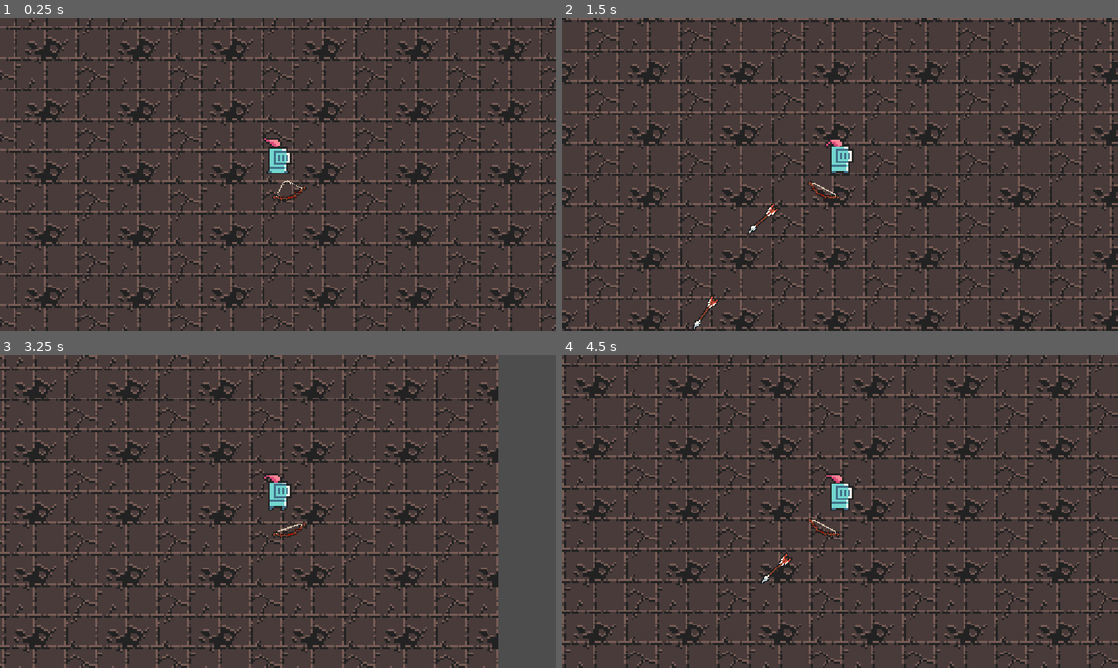
Above: before the commit, frames 1-4 (two rows, left to right).
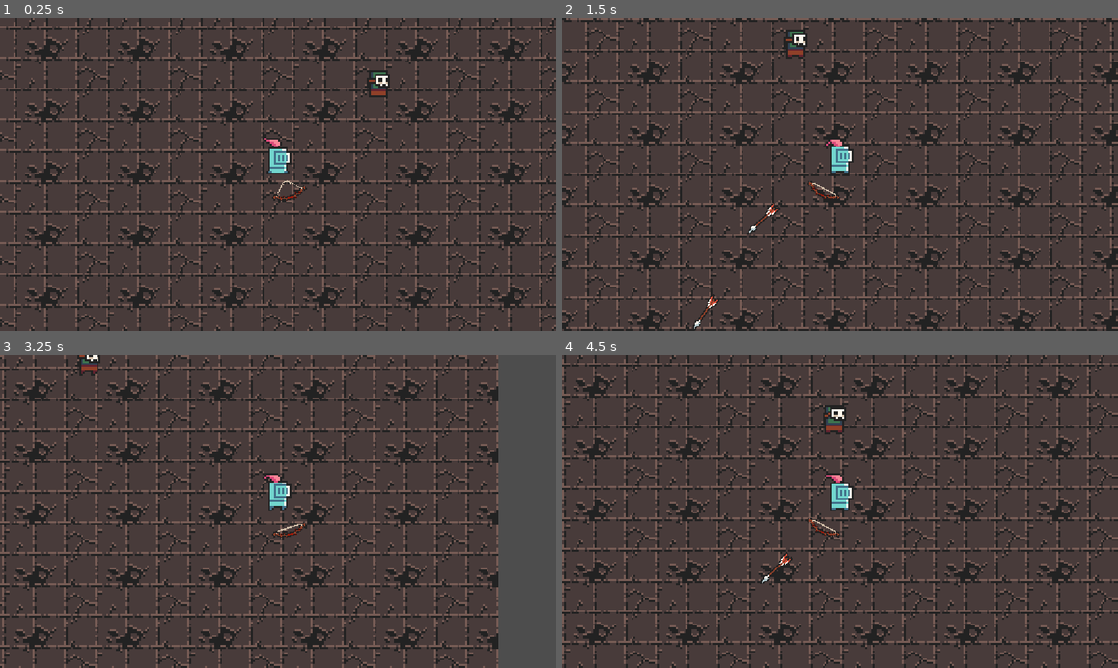
Above: after the commit, the same moments.

Repository: lancatlin/HumanError
Game: Godot game, scene res://scenes/game.tscn
Same seed, same stepped clock (60 frames per second), same inputs: the game is played once before the commit and once after it.
Inputs:
- Up to frame 1 (0.25 s): no input
- Up to frame 2 (1.5 s): hold Right (move_right) 0.53-1.28 s; hold Space (fire) 0.53-1.28 s; hold Down (move_down) from 1.28 s (still down); tap Space (fire) at 1.35 s
- Up to frame 3 (3.25 s): release Down (move_down) at 2.03 s; hold Right (move_right) 2.03-2.78 s; hold Space (fire) 2.03-2.78 s; hold Up (move_up) from 2.78 s (still down); tap Space (fire) at 2.85 s
- Up to frame 4 (4.5 s): release Up (move_up) at 3.53 s; hold Space (fire) 3.53-4.28 s; hold Left (move_left) from 3.53 s (still down); tap Space (fire) at 4.35 s

The runs differ from the first frame. In frame 1, 0.3% of the frame differs, in the area x 66-71%, y 16-26%; in frame 2, 0.3%, in the area x 39-45%, y 3-14%; in frame 3, 0.2%; in frame 4, 0.3%.

Commit message:
hitbox, health, and attack component

Diff:
--- a/scenes/arrow.tscn
+++ b/scenes/arrow.tscn
@@ -2,11 +2,15 @@
 
 [ext_resource type="Script" uid="uid://b5aw7rb3cbsox" path="res://scripts/arrow.gd" id="1_23jat"]
 [ext_resource type="PackedScene" uid="uid://dvpnip0rh71uh" path="res://scenes/arrow_sprite.tscn" id="2_23jat"]
+[ext_resource type="Script" uid="uid://jkte40tlif23" path="res://scripts/attack_component.gd" id="3_q8ifc"]
 
 [sub_resource type="RectangleShape2D" id="RectangleShape2D_nqmjc"]
 size = Vector2(20, 2)
 
-[node name="Arrow" type="Area2D" unique_id=815394585]
+[sub_resource type="RectangleShape2D" id="RectangleShape2D_rs4xq"]
+size = Vector2(20, 4)
+
+[node name="Arrow" type="Area2D" unique_id=1074016563]
 script = ExtResource("1_23jat")
 
 [node name="CollisionShape2D" type="CollisionShape2D" parent="." unique_id=1285754115]
@@ -18,5 +22,12 @@
 [node name="Timer" type="Timer" parent="." unique_id=1560202885]
 one_shot = true
 
-[connection signal="body_entered" from="." to="." method="_on_body_entered"]
+[node name="AttackComponent" type="Area2D" parent="." unique_id=1776978762]
+priority = 1
+script = ExtResource("3_q8ifc")
+
+[node name="CollisionShape2D" type="CollisionShape2D" parent="AttackComponent" unique_id=266149207]
+shape = SubResource("RectangleShape2D_rs4xq")
+
 [connection signal="timeout" from="Timer" to="." method="_on_timer_timeout"]
+[connection signal="area_entered" from="AttackComponent" to="AttackComponent" method="_on_area_entered"]
--- a/scenes/game.tscn
+++ b/scenes/game.tscn
@@ -5,6 +5,7 @@
 [ext_resource type="PackedScene" uid="uid://lktpbvy21rel" path="res://scenes/player.tscn" id="3_lnu2h"]
 [ext_resource type="PackedScene" uid="uid://cr81o0io1g8yl" path="res://scenes/bow.tscn" id="4_p57ef"]
 [ext_resource type="Script" uid="uid://dogix12unluuv" path="res://scripts/arrow_manager.gd" id="5_u5sy4"]
+[ext_resource type="PackedScene" uid="uid://c0oq5wyx3qvjd" path="res://scenes/zombie.tscn" id="6_p57ef"]
 
 [sub_resource type="WorldBoundaryShape2D" id="WorldBoundaryShape2D_nqmjc"]
 
@@ -260,4 +261,9 @@
 unique_name_in_owner = true
 script = ExtResource("5_u5sy4")
 
+[node name="ZombieManager" type="Node2D" parent="." unique_id=932954026]
+
+[node name="Zombie" parent="ZombieManager" unique_id=617884653 instance=ExtResource("6_p57ef")]
+position = Vector2(315, 148)
+
 [connection signal="shoot_arrow" from="Player/Bow" to="ArrowManager" method="_on_bow_shoot_arrow"]
--- /dev/null
+++ b/scenes/health_component.tscn
@@ -0,0 +1,6 @@
+[gd_scene format=3 uid="uid://wmikx0o7q65p"]
+
+[ext_resource type="Script" uid="uid://bi4fhoy12i7ja" path="res://scripts/health_component.gd" id="1_a1tyf"]
+
+[node name="HealthComponent" type="Node2D" unique_id=2091267153]
+script = ExtResource("1_a1tyf")
--- /dev/null
+++ b/scenes/hitbox_component.tscn
@@ -0,0 +1,7 @@
+[gd_scene format=3 uid="uid://ba8xp335e0ia7"]
+
+[ext_resource type="Script" uid="uid://d2b33vj4j7ro4" path="res://scripts/hitbox_component.gd" id="1_0rji1"]
+
+[node name="HitboxComponent" type="Area2D" unique_id=806359955 node_paths=PackedStringArray("health_component")]
+script = ExtResource("1_0rji1")
+health_component = NodePath("")
--- a/scenes/player.gd
+++ b/scenes/player.gd
@@ -21,3 +21,7 @@
 		velocity.y = move_toward(velocity.y, 0, SPEED)
 
 	move_and_slide()
+
+
+func _on_health_component_died() -> void:
+	queue_free()
--- a/scenes/player.tscn
+++ b/scenes/player.tscn
@@ -2,6 +2,8 @@
 
 [ext_resource type="Texture2D" uid="uid://c1r77g57vpt2h" path="res://assets/0x72_DungeonTilesetII_v1.7/0x72_DungeonTilesetII_v1.7.png" id="1_3vyb7"]
 [ext_resource type="Script" uid="uid://df3hix3kogn2a" path="res://scenes/player.gd" id="1_g2els"]
+[ext_resource type="PackedScene" uid="uid://ba8xp335e0ia7" path="res://scenes/hitbox_component.tscn" id="3_dqkch"]
+[ext_resource type="PackedScene" uid="uid://wmikx0o7q65p" path="res://scenes/health_component.tscn" id="3_qhqgy"]
 
 [sub_resource type="AtlasTexture" id="AtlasTexture_g2els"]
 atlas = ExtResource("1_3vyb7")
@@ -75,6 +77,9 @@
 [sub_resource type="CircleShape2D" id="CircleShape2D_nqmjc"]
 radius = 4.1231055
 
+[sub_resource type="CircleShape2D" id="CircleShape2D_rs4xq"]
+radius = 5.0
+
 [node name="Player" type="CharacterBody2D" unique_id=1587527133]
 script = ExtResource("1_g2els")
 
@@ -88,3 +93,14 @@
 [node name="CollisionShape2D" type="CollisionShape2D" parent="." unique_id=834864266]
 position = Vector2(0, -8)
 shape = SubResource("CircleShape2D_nqmjc")
+
+[node name="HitboxComponent" parent="." unique_id=806359955 node_paths=PackedStringArray("health_component") instance=ExtResource("3_dqkch")]
+health_component = NodePath("../HealthComponent")
+
+[node name="CollisionShape2D" type="CollisionShape2D" parent="HitboxComponent" unique_id=1013750939]
+position = Vector2(0, -8)
+shape = SubResource("CircleShape2D_rs4xq")
+
+[node name="HealthComponent" parent="." unique_id=2091267153 instance=ExtResource("3_qhqgy")]
+
+[connection signal="died" from="HealthComponent" to="." method="_on_health_component_died"]
--- /dev/null
+++ b/scenes/zombie.tscn
@@ -0,0 +1,107 @@
+[gd_scene format=3 uid="uid://c0oq5wyx3qvjd"]
+
+[ext_resource type="Texture2D" uid="uid://c1r77g57vpt2h" path="res://assets/0x72_DungeonTilesetII_v1.7/0x72_DungeonTilesetII_v1.7.png" id="1_1vlb3"]
+[ext_resource type="Script" uid="uid://6e1f2ylut54t" path="res://scripts/zombie.gd" id="1_4gx57"]
+[ext_resource type="PackedScene" uid="uid://wmikx0o7q65p" path="res://scenes/health_component.tscn" id="2_xepks"]
+[ext_resource type="PackedScene" uid="uid://ba8xp335e0ia7" path="res://scenes/hitbox_component.tscn" id="3_4gx57"]
+
+[sub_resource type="AtlasTexture" id="AtlasTexture_httt1"]
+atlas = ExtResource("1_1vlb3")
+region = Rect2(432, 156, 16, 26)
+
+[sub_resource type="AtlasTexture" id="AtlasTexture_xepks"]
+atlas = ExtResource("1_1vlb3")
+region = Rect2(448, 156, 16, 26)
+
+[sub_resource type="AtlasTexture" id="AtlasTexture_4gx57"]
+atlas = ExtResource("1_1vlb3")
+region = Rect2(464, 156, 16, 26)
+
+[sub_resource type="AtlasTexture" id="AtlasTexture_ycv6i"]
+atlas = ExtResource("1_1vlb3")
+region = Rect2(480, 156, 16, 26)
+
+[sub_resource type="AtlasTexture" id="AtlasTexture_pjjxt"]
+atlas = ExtResource("1_1vlb3")
+region = Rect2(368, 156, 16, 26)
+
+[sub_resource type="AtlasTexture" id="AtlasTexture_7pfmu"]
+atlas = ExtResource("1_1vlb3")
+region = Rect2(384, 156, 16, 26)
+
+[sub_resource type="AtlasTexture" id="AtlasTexture_3fthk"]
+atlas = ExtResource("1_1vlb3")
+region = Rect2(400, 156, 16, 26)
+
+[sub_resource type="AtlasTexture" id="AtlasTexture_aetfh"]
+atlas = ExtResource("1_1vlb3")
+region = Rect2(416, 156, 16, 26)
+
+[sub_resource type="SpriteFrames" id="SpriteFrames_nqmjc"]
+animations = [{
+"frames": [{
+"duration": 1.0,
+"texture": SubResource("AtlasTexture_httt1")
+}, {
+"duration": 1.0,
+"texture": SubResource("AtlasTexture_xepks")
+}, {
+"duration": 1.0,
+"texture": SubResource("AtlasTexture_4gx57")
+}, {
+"duration": 1.0,
+"texture": SubResource("AtlasTexture_ycv6i")
+}],
+"loop": 1,
+"name": &"chase",
+"speed": 10.0
+}, {
+"frames": [{
+"duration": 1.0,
+"texture": SubResource("AtlasTexture_pjjxt")
+}, {
+"duration": 1.0,
+"texture": SubResource("AtlasTexture_7pfmu")
+}, {
+"duration": 1.0,
+"texture": SubResource("AtlasTexture_3fthk")
+}, {
+"duration": 1.0,
+"texture": SubResource("AtlasTexture_aetfh")
+}],
+"loop": 1,
+"name": &"idle",
+"speed": 10.0
+}]
+
+[sub_resource type="RectangleShape2D" id="RectangleShape2D_nqmjc"]
+size = Vector2(8, 12)
+
+[sub_resource type="RectangleShape2D" id="RectangleShape2D_rs4xq"]
+size = Vector2(10, 15)
+
+[node name="Zombie" type="CharacterBody2D" unique_id=1975369732]
+script = ExtResource("1_4gx57")
+
+[node name="AnimatedSprite2D" type="AnimatedSprite2D" parent="." unique_id=268318885]
+position = Vector2(0, -7)
+sprite_frames = SubResource("SpriteFrames_nqmjc")
+animation = &"idle"
+autoplay = "idle"
+frame_progress = 0.020210722
+
+[node name="CollisionShape2D" type="CollisionShape2D" parent="." unique_id=947368130]
+position = Vector2(1, -8)
+shape = SubResource("RectangleShape2D_nqmjc")
+
+[node name="HealthComponent" parent="." unique_id=2091267153 instance=ExtResource("2_xepks")]
+MAX_HP = 1
+
+[node name="HitboxComponent" parent="." unique_id=806359955 node_paths=PackedStringArray("health_component") instance=ExtResource("3_4gx57")]
+health_component = NodePath("../HealthComponent")
+
+[node name="CollisionShape2D" type="CollisionShape2D" parent="HitboxComponent" unique_id=1375180614]
+position = Vector2(1, -7.5)
+shape = SubResource("RectangleShape2D_rs4xq")
+
+[connection signal="died" from="HealthComponent" to="." method="_on_health_component_died"]
--- a/scripts/arrow.gd
+++ b/scripts/arrow.gd
@@ -4,6 +4,7 @@
 
 @export var direction: Vector2
 @onready var timer: Timer = $Timer
+
 
 const SPEED = 500
 
@@ -17,8 +18,6 @@
 func _process(delta: float) -> void:
 	position += direction * SPEED * delta
 
-func _on_body_entered(body: Node2D) -> void:
-	destroy()
 
 func destroy() -> void:
 	queue_free()
--- /dev/null
+++ b/scripts/attack.gd
@@ -0,0 +1,11 @@
+extends Object
+
+class_name Attack
+
+var physical: float = 0
+
+func _init(physical_damage: float) -> void:
+	physical = physical_damage
+
+func get_physical() -> float:
+	return physical
--- /dev/null
+++ b/scripts/attack_component.gd
@@ -0,0 +1,11 @@
+extends Area2D
+
+class_name AttackComponent
+
+@export var physical_attack: float = 1
+
+func _on_area_entered(area: Area2D) -> void:
+	print("area", area)
+	if area is HitboxComponent:
+		var attack = Attack.new(physical_attack)
+		area.damage(attack)
--- /dev/null
+++ b/scripts/health_component.gd
@@ -0,0 +1,20 @@
+extends Node2D
+
+class_name HealthComponent
+
+@export var MAX_HP = 10
+
+var hp = MAX_HP
+
+signal health_changed(current: int, max: int)
+signal died
+
+func _ready() -> void:
+	hp = MAX_HP
+
+func damage(attack: Attack):
+	print('received attack!')
+	hp -= attack.get_physical()
+	health_changed.emit(hp, MAX_HP)
+	if hp <= 0:
+		died.emit()
--- /dev/null
+++ b/scripts/hitbox_component.gd
@@ -0,0 +1,10 @@
+extends Area2D
+
+class_name HitboxComponent
+
+@export var health_component: HealthComponent
+
+func damage(attack: Attack):
+	print("take damage", attack)
+	if health_component:
+		health_component.damage(attack)
--- /dev/null
+++ b/scripts/zombie.gd
@@ -0,0 +1,4 @@
+extends CharacterBody2D
+
+func _on_health_component_died() -> void:
+	queue_free()
Not shown, added: scripts/attack.gd.uid
Not shown, added: scripts/attack_component.gd.uid
Not shown, added: scripts/health_component.gd.uid
Not shown, added: scripts/hitbox_component.gd.uid
Not shown, added: scripts/zombie.gd.uid
